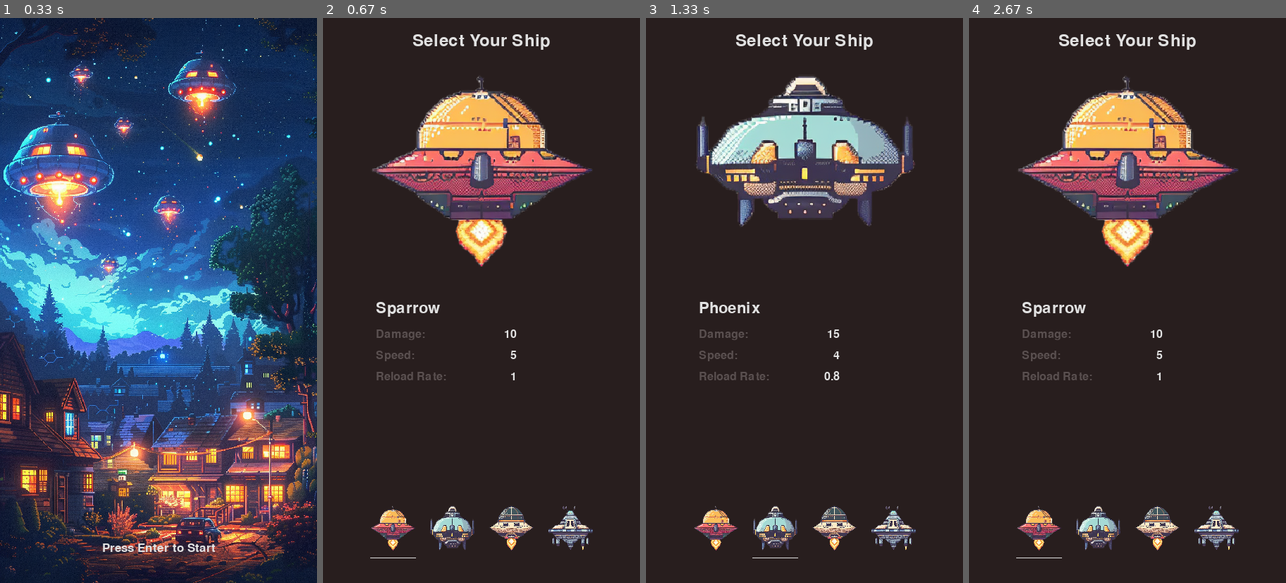
Above: before the commit, frames 1-4 (left to right).
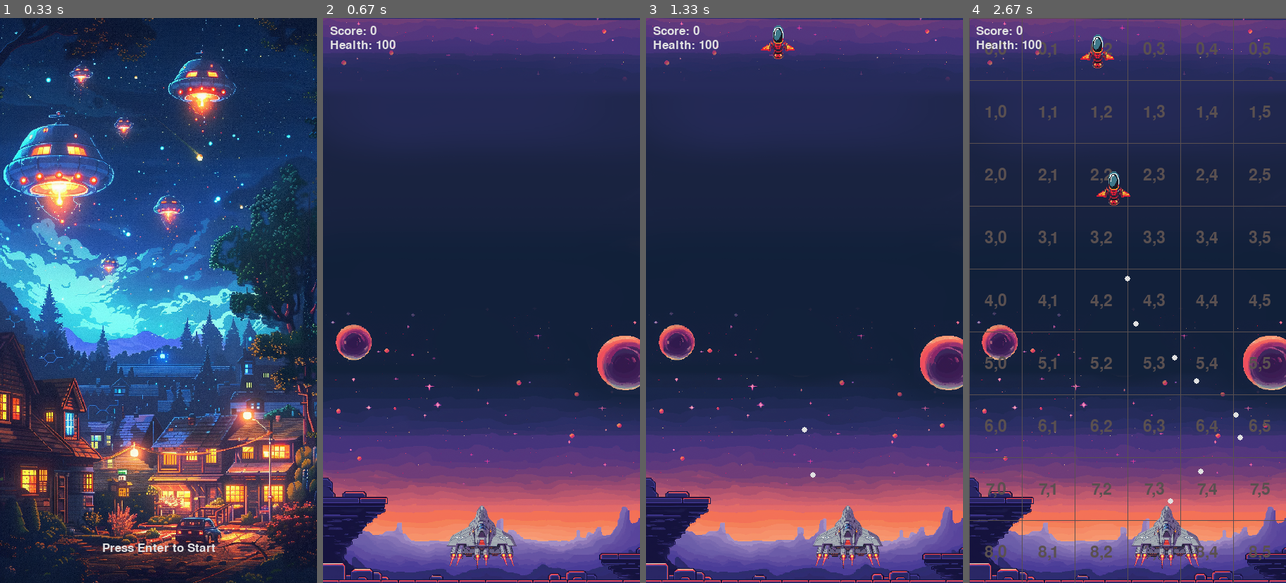
Above: after the commit, the same moments.

Repository: aviosipov/sb-ai-vision-demo
Game: pygame game, started from pygame-demos/falling_shapes.py
Two runs of this game, one before a commit and one after it. Both use one fixed random seed, a clock stepped at 60 frames per second and the inputs below.
Inputs:
- Up to frame 1 (0.33 s): no input
- Up to frame 2 (0.67 s): tap Enter at 0.33 s
- Up to frame 3 (1.33 s): tap Space at 0.67, 1.07 s; hold Right from 1 s (still down)
- Up to frame 4 (2.67 s): tap Space at 1.37, 1.57, 1.87, 2.07, 2.37, 2.63 s; release Right at 1.47 s; hold Right 1.5-1.97 s; hold Left 2-2.53 s; tap G at 2.15 s; hold Left from 2.57 s (still down)

Frame 1 is identical in both runs. In frame 2, 100% of the frame differs, in the area x 0-100%, y 0-100%; in frame 3, 99%; in frame 4, 100%.

Commit message:
Add scene.py and modify existing scenes to inherit from Scene class

Diff:
--- a/pygame-demos/falling_shapes.py
+++ b/pygame-demos/falling_shapes.py
@@ -25,7 +25,6 @@
             "game_over": GameOver(self.screen, audio_file, image_files, game_over_config)
         }
 
-
         self.current_scene = "start_game"
 
     def run(self):
@@ -36,15 +35,17 @@
             for event in pygame.event.get():
                 if event.type == pygame.QUIT:
                     running = False
-                next_scene = self.scenes[self.current_scene].handle_events(event)
-                if next_scene:
-                    self.scenes[self.current_scene].reset()  # Reset the current scene
-                    self.current_scene = next_scene
+                self.scenes[self.current_scene].handle_events(event)
 
-            next_scene = self.scenes[self.current_scene].update(dt)
-            if next_scene:
-                self.scenes[self.current_scene].reset()  # Reset the current scene
-                self.current_scene = next_scene
+            self.scenes[self.current_scene].update(dt)
+            if self.scenes[self.current_scene].next_scene:
+                self.current_scene = self.scenes[self.current_scene].next_scene
+                self.scenes[self.current_scene].reset()
+
+                # Reset the next_scene attribute of the previous scene
+                for scene_name, scene in self.scenes.items():
+                    if scene_name != self.current_scene:
+                        scene.next_scene = None
 
             self.scenes[self.current_scene].draw()
 
@@ -53,7 +54,6 @@
         pygame.quit()
 
 
-
 if __name__ == "__main__":
     game = FallingShapes()
     game.run()
--- /dev/null
+++ b/pygame-demos/rig_demo.py
@@ -0,0 +1,99 @@
+import pygame
+import json
+import math
+import random
+
+# Initialize Pygame
+pygame.init()
+
+# Set the window size
+window_size = (800, 600)
+screen = pygame.display.set_mode(window_size)
+pygame.display.set_caption("Butterfly Animation")
+
+# Define colors
+WHITE = (255, 255, 255)
+BLACK = (0, 0, 0)
+
+# Load the animation data from JSON
+animation_data = [
+    {"object": "circle", "position": [50, 550], "size": 10, "time": 0, "pen_down": True, "weight": 1},
+    {"object": "circle", "position": [100, 500], "size": 12, "time": 10, "pen_down": True, "weight": 1},
+    {"object": "circle", "position": [150, 450], "size": 14, "time": 20, "pen_down": True, "weight": 1},
+    {"object": "circle", "position": [200, 400], "size": 16, "time": 30, "pen_down": True, "weight": 1},
+    {"object": "circle", "position": [250, 350], "size": 18, "time": 40, "pen_down": False, "weight": 2},
+    {"object": "circle", "position": [300, 300], "size": 20, "time": 50, "pen_down": False, "weight": 2},
+    {"object": "circle", "position": [350, 250], "size": 22, "time": 60, "pen_down": True, "weight": 3},
+    {"object": "circle", "position": [400, 200], "size": 24, "time": 70, "pen_down": True, "weight": 3},
+    {"object": "circle", "position": [450, 150], "size": 26, "time": 80, "pen_down": True, "weight": 4},
+    {"object": "circle", "position": [500, 100], "size": 28, "time": 90, "pen_down": True, "weight": 4},
+    {"object": "circle", "position": [550, 50], "size": 30, "time": 100, "pen_down": True, "weight": 5},
+    {"object": "circle", "position": [600, 0], "size": 32, "time": 110, "pen_down": True, "weight": 5},
+]
+
+def draw_shape(shape, position, size):
+    if shape == "circle":
+        pygame.draw.circle(screen, BLACK, position, size, 1)
+    elif shape == "rectangle":
+        pygame.draw.rect(screen, BLACK, (position[0], position[1], size, size), 1)
+    elif shape == "square":
+        pygame.draw.rect(screen, BLACK, (position[0], position[1], size, size), 1)
+
+def animate_shape(start_pos, end_pos, start_size, end_size, start_time, end_time, current_time, pen_down, weight):
+    if current_time >= end_time:
+        return end_pos, end_size
+    else:
+        progress = (current_time - start_time) / (end_time - start_time)
+        x = start_pos[0] + progress * (end_pos[0] - start_pos[0])
+        y = start_pos[1] + progress * (end_pos[1] - start_pos[1])
+        size = start_size + progress * (end_size - start_size)
+
+        # Add random perturbations to the position
+        x += random.randint(-5, 5)
+        y += random.randint(-5, 5)
+
+        # Add vertical oscillation
+        y += 20 * math.sin(progress * 2 * math.pi)
+
+        # Apply gravity based on weight
+        y += weight * progress
+
+        if pen_down:
+            pygame.draw.line(screen, BLACK, start_pos, (x, y), 1)
+
+        return [int(x), int(y)], int(size)
+
+# Game loop
+running = True
+clock = pygame.time.Clock()
+frame_count = 0
+
+while running:
+    for event in pygame.event.get():
+        if event.type == pygame.QUIT:
+            running = False
+
+    screen.fill(WHITE)
+
+    current_shape_index = None
+    for i in range(len(animation_data)):
+        if frame_count >= animation_data[i]["time"]:
+            current_shape_index = i
+        else:
+            break
+
+    if current_shape_index is not None:
+        current_shape = animation_data[current_shape_index]
+        if current_shape_index < len(animation_data) - 1:
+            next_shape = animation_data[current_shape_index + 1]
+            position, size = animate_shape(current_shape["position"], next_shape["position"], current_shape["size"], next_shape["size"], current_shape["time"], next_shape["time"], frame_count, current_shape["pen_down"], current_shape["weight"])
+        else:
+            position, size = current_shape["position"], current_shape["size"]
+        draw_shape(current_shape["object"], position, size)
+
+    pygame.display.flip()
+    clock.tick(60)
+    frame_count += 1
+
+# Quit the game
+pygame.quit()
--- a/pygame-demos/scenes/game.py
+++ b/pygame-demos/scenes/game.py
@@ -3,9 +3,11 @@
 from shared.grid import draw_grid
 from shared.player import Player
 from shared.npc import NPC
+from shared.scene import Scene
 
-class Game:
+class Game(Scene):
     def __init__(self, screen):
+        super().__init__(screen)  # Call the parent class constructor
         self.screen = screen
         self.player = Player(self.screen, offset_y=20)
         self.score = 0
@@ -24,8 +26,7 @@
         self.game_over = False
         self.npc_last_spawn_time = 0
         self.npcs = []
-
-
+        self.next_scene = None  # Reset the next_scene attribute
 
     def handle_events(self, event):
         if event.type == pygame.KEYDOWN:
@@ -51,8 +52,8 @@
 
         if not self.player.is_alive():
             self.game_over = True
-            return "game_over"
-        return None
+            self.switch_to_scene("game_over")  # Use the switch_to_scene method
+
 
 
 
--- a/pygame-demos/scenes/game_over.py
+++ b/pygame-demos/scenes/game_over.py
@@ -1,6 +1,7 @@
 import pygame
 from shared import game_settings as settings
 import math
+from shared.scene import Scene
 
 class GameOverConfig:
     def __init__(self):
@@ -10,8 +11,9 @@
         self.pan_speed = 0.02
         self.max_zoom_level = 1.8
 
-class GameOver:
+class GameOver(Scene):
     def __init__(self, screen, audio_file, image_files, config):
+        super().__init__(screen)  # Call the parent class constructor
         self.screen = screen
         self.audio_file = audio_file
         self.image_files = image_files
@@ -31,6 +33,10 @@
         self.target_pan_y = 0
 
         self.load_assets()
+
+
+
+
 
     def load_assets(self):
         pygame.mixer.music.load(self.audio_file)
@@ -55,8 +61,9 @@
     def handle_events(self, event):
         if event.type == pygame.KEYDOWN and event.key == pygame.K_RETURN:
             pygame.mixer.music.stop()
-            return "start_game"
-        return None
+            self.next_scene = "start_game"  # Set the next_scene attribute to "start_game"
+
+
 
     def smooth_value(self, start, end, t):
         t = min(max(t, 0.0), 1.0)  # Clamp t between 0 and 1
@@ -142,3 +149,4 @@
         self.breathing_timer = 0
         self.text_alpha = 255
         self.reset_zoom_pan()
+        self.next_scene = None  # Reset the next_scene attribute
--- a/pygame-demos/scenes/spaceship_selection.py
+++ b/pygame-demos/scenes/spaceship_selection.py
@@ -1,8 +1,11 @@
 import pygame
 from shared import game_settings as settings
+from shared.scene import Scene
 
-class SpaceshipSelection:
+class SpaceshipSelection(Scene):
+
     def __init__(self, screen):
+        super().__init__(screen)  # Call the parent class constructor
         self.screen = screen
         self.spaceships = [
             {"image": "assets/spaceships/spaceship1.png", "name": "Sparrow", "damage": 10, "speed": 5, "reload_rate": 1},
@@ -24,7 +27,8 @@
             self.scaled_images.append(scaled_image)
 
     def reset(self):
-        pass
+        self.next_scene = None  # Reset the next_scene attribute
+
 
     def handle_events(self, event):
         if event.type == pygame.KEYDOWN:
@@ -33,8 +37,8 @@
             elif event.key == pygame.K_RIGHT:
                 self.selected_spaceship = (self.selected_spaceship + 1) % len(self.spaceships)
             elif event.key == pygame.K_RETURN:
-                return "game"
-        return None
+                self.switch_to_scene("game")  # Use the switch_to_scene method
+
 
     def update(self, dt):
         pass
--- a/pygame-demos/scenes/start_game.py
+++ b/pygame-demos/scenes/start_game.py
@@ -1,22 +1,21 @@
 import pygame
 from shared import game_settings as settings
+from shared.scene import Scene
 
-class StartGame:
+class StartGame(Scene):
     def __init__(self, screen):
+        super().__init__(screen)
         self.screen = screen
         self.background_image = pygame.image.load('assets/start_game/game-intro.png')
         self.background = pygame.transform.scale(self.background_image, (settings.SCREEN_WIDTH, settings.SCREEN_HEIGHT))
 
-
     def reset(self):
         pass
 
-
     def handle_events(self, event):
         if event.type == pygame.KEYDOWN and event.key == pygame.K_RETURN:
-            return "spaceship_selection"
+            self.next_scene = "game"  # Set the next_scene attribute to "game"
         return None
-
 
     def update(self, dt):
         pass
@@ -25,7 +24,7 @@
         self.screen.fill(settings.BLACK)
         font = pygame.font.SysFont(None, 25)
         text = font.render("Press Enter to Start", True, settings.WHITE)
-        text_rect = text.get_rect(center=(settings.SCREEN_WIDTH // 2, settings.SCREEN_HEIGHT - 50 ))
+        text_rect = text.get_rect(center=(settings.SCREEN_WIDTH // 2, settings.SCREEN_HEIGHT - 50))
 
         self.screen.blit(self.background, (0, 0))
         self.screen.blit(text, text_rect)
--- /dev/null
+++ b/pygame-demos/shared/scene.py
@@ -0,0 +1,22 @@
+# scene.py
+import pygame
+
+class Scene:
+    def __init__(self, screen):
+        self.screen = screen
+        self.next_scene = None
+
+    def handle_events(self, event):
+        pass
+
+    def update(self, dt):
+        pass
+
+    def draw(self):
+        pass
+
+    def reset(self):
+        pass
+
+    def switch_to_scene(self, next_scene):
+        self.next_scene = next_scene
--- a/tools/scan_results.txt
+++ b/tools/scan_results.txt
@@ -26,7 +26,6 @@
             "game_over": GameOver(self.screen, audio_file, image_files, game_over_config)
         }
 
-
         self.current_scene = "start_game"
 
     def run(self):
@@ -37,28 +36,127 @@
             for event in pygame.event.get():
                 if event.type == pygame.QUIT:
                     running = False
-                next_scene = self.scenes[self.current_scene].handle_events(event)
-                if next_scene:
-                    self.scenes[self.current_scene].reset()  # Reset the current scene
-                    self.current_scene = next_scene
-
-            next_scene = self.scenes[self.current_scene].update(dt)
-            if next_scene:
-                self.scenes[self.current_scene].reset()  # Reset the current scene
-                self.current_scene = next_scene
+                self.scenes[self.current_scene].handle_events(event)
+                if self.scenes[self.current_scene].next_scene:
+                    self.current_scene = self.scenes[self.current_scene].next_scene
+                    self.scenes[self.current_scene].reset()
+
+            self.scenes[self.current_scene].update(dt)
+            if self.scenes[self.current_scene].next_scene:
+                self.current_scene = self.scenes[self.current_scene].next_scene
+                self.scenes[self.current_scene].reset()
 
             self.scenes[self.current_scene].draw()
 
             pygame.display.flip()
 
         pygame.quit()
-
 
 
 if __name__ == "__main__":
     game = FallingShapes()
     game.run()
 
+/Users/avio./dev/sb-ai-vision-demo/pygame-demos/rig_demo.py:
+import pygame
+import json
+import math
+import random
+
+# Initialize Pygame
+pygame.init()
+
+# Set the window size
+window_size = (800, 600)
+screen = pygame.display.set_mode(window_size)
+pygame.display.set_caption("Butterfly Animation")
+
+# Define colors
+WHITE = (255, 255, 255)
+BLACK = (0, 0, 0)
+
+# Load the animation data from JSON
+animation_data = [
+    {"object": "circle", "position": [50, 550], "size": 10, "time": 0, "pen_down": True, "weight": 1},
+    {"object": "circle", "position": [100, 500], "size": 12, "time": 10, "pen_down": True, "weight": 1},
+    {"object": "circle", "position": [150, 450], "size": 14, "time": 20, "pen_down": True, "weight": 1},
+    {"object": "circle", "position": [200, 400], "size": 16, "time": 30, "pen_down": True, "weight": 1},
+    {"object": "circle", "position": [250, 350], "size": 18, "time": 40, "pen_down": False, "weight": 2},
+    {"object": "circle", "position": [300, 300], "size": 20, "time": 50, "pen_down": False, "weight": 2},
+    {"object": "circle", "position": [350, 250], "size": 22, "time": 60, "pen_down": True, "weight": 3},
+    {"object": "circle", "position": [400, 200], "size": 24, "time": 70, "pen_down": True, "weight": 3},
+    {"object": "circle", "position": [450, 150], "size": 26, "time": 80, "pen_down": True, "weight": 4},
+    {"object": "circle", "position": [500, 100], "size": 28, "time": 90, "pen_down": True, "weight": 4},
+    {"object": "circle", "position": [550, 50], "size": 30, "time": 100, "pen_down": True, "weight": 5},
+    {"object": "circle", "position": [600, 0], "size": 32, "time": 110, "pen_down": True, "weight": 5},
+]
+
+def draw_shape(shape, position, size):
+    if shape == "circle":
+        pygame.draw.circle(screen, BLACK, position, size, 1)
+    elif shape == "rectangle":
+        pygame.draw.rect(screen, BLACK, (position[0], position[1], size, size), 1)
+    elif shape == "square":
+        pygame.draw.rect(screen, BLACK, (position[0], position[1], size, size), 1)
+
+def animate_shape(start_pos, end_pos, start_size, end_size, start_time, end_time, current_time, pen_down, weight):
+    if current_time >= end_time:
+        return end_pos, end_size
+    else:
+        progress = (current_time - start_time) / (end_time - start_time)
+        x = start_pos[0] + progress * (end_pos[0] - start_pos[0])
+        y = start_pos[1] + progress * (end_pos[1] - start_pos[1])
+        size = start_size + progress * (end_size - start_size)
+
+        # Add random perturbations to the position
+        x += random.randint(-5, 5)
+        y += random.randint(-5, 5)
+
+        # Add vertical oscillation
+        y += 20 * math.sin(progress * 2 * math.pi)
+
+        # Apply gravity based on weight
+        y += weight * progress
+
+        if pen_down:
+            pygame.draw.line(screen, BLACK, start_pos, (x, y), 1)
+
+        return [int(x), int(y)], int(size)
+
+# Game loop
+running = True
+clock = pygame.time.Clock()
+frame_count = 0
+
+while running:
+    for event in pygame.event.get():
+        if event.type == pygame.QUIT:
+            running = False
+
+    screen.fill(WHITE)
+
+    current_shape_index = None
+    for i in range(len(animation_data)):
+        if frame_count >= animation_data[i]["time"]:
+            current_shape_index = i
+        else:
+            break
+
+    if current_shape_index is not None:
+        current_shape = animation_data[current_shape_index]
+        if current_shape_index < len(animation_data) - 1:
+            next_shape = animation_data[current_shape_index + 1]
+            position, size = animate_shape(current_shape["position"], next_shape["position"], current_shape["size"], next_shape["size"], current_shape["time"], next_shape["time"], frame_count, current_shape["pen_down"], current_shape["weight"])
+        else:
+            position, size = current_shape["position"], current_shape["size"]
+        draw_shape(current_shape["object"], position, size)
+
+    pygame.display.flip()
+    clock.tick(60)
+    frame_count += 1
+
+# Quit the game
+pygame.quit()
 
 /Users/avio./dev/sb-ai-vision-demo/pygame-demos/game_runner.py:
 import os
@@ -100,9 +198,11 @@
 /Users/avio./dev/sb-ai-vision-demo/pygame-demos/scenes/start_game.py:
 import pygame
 from shared import game_settings as settings
-
-class StartGame:
+from shared.scene import Scene
+
+class StartGame(Scene):
     def __init__(self, screen):
+        super().__init__(screen)
         self.screen = screen
         self.background_image = pygame.image.load('assets/start_game/game-intro.png')
         self.background = pygame.transform.scale(self.background_image, (settings.SCREEN_WIDTH, settings.SCREEN_HEIGHT))
@@ -114,7 +214,7 @@
 
     def handle_events(self, event):
         if event.type == pygame.KEYDOWN and event.key == pygame.K_RETURN:
-            return "spaceship_selection"
+            self.next_scene = "spaceship_selection"
         return None
 
 
@@ -132,13 +232,15 @@
 
 
 
-
 /Users/avio./dev/sb-ai-vision-demo/pygame-demos/scenes/spaceship_selection.py:
 import pygame
 from shared import game_settings as settings
-
-class SpaceshipSelection:
+from shared.scene import Scene
+
+class SpaceshipSelection(Scene):
+
     def __init__(self, screen):
+        super().__init__(screen)  # Call the parent class constructor
         self.screen = screen
         self.spaceships = [
             {"image": "assets/spaceships/spaceship1.png", "name": "Sparrow", "damage": 10, "speed": 5, "reload_rate": 1},
@@ -160,7 +262,8 @@
             self.scaled_images.append(scaled_image)
 
     def reset(self):
-        pass
+        self.next_scene = None  # Reset the next_scene attribute
+
 
     def handle_events(self, event):
         if event.type == pygame.KEYDOWN:
@@ -169,8 +272,8 @@
             elif event.key == pygame.K_RIGHT:
                 self.selected_spaceship = (self.selected_spaceship + 1) % len(self.spaceships)
             elif event.key == pygame.K_RETURN:
-                return "game"
-        return None
+                self.switch_to_scene("game")  # Use the switch_to_scene method
+
 
     def update(self, dt):
         pass
@@ -226,9 +329,11 @@
 from shared.grid import draw_grid
 from shared.player import Player
 from shared.npc import NPC
-
-class Game:
+from shared.scene import Scene
+
+class Game(Scene):
     def __init__(self, screen):
+        super().__init__(screen)  # Call the parent class constructor
         self.screen = screen
         self.player = Player(self.screen, offset_y=20)
         self.score = 0
@@ -247,8 +352,7 @@
         self.game_over = False
         self.npc_last_spawn_time = 0
         self.npcs = []
-
-
+        self.next_scene = None  # Reset the next_scene attribute
 
     def handle_events(self, event):
         if event.type == pygame.KEYDOWN:
@@ -274,8 +378,8 @@
 
         if not self.player.is_alive():
             self.game_over = True
-            return "game_over"
-        return None
+            self.switch_to_scene("game_over")  # Use the switch_to_scene method
+
 
 
 
@@ -337,6 +441,7 @@
 import pygame
 from shared import game_settings as settings
 import math
+from shared.scene import Scene
 
 class GameOverConfig:
     def __init__(self):
@@ -346,8 +451,9 @@
         self.pan_speed = 0.02
         self.max_zoom_level = 1.8
 
-class GameOver:
+class GameOver(Scene):
     def __init__(self, screen, audio_file, image_files, config):
+        super().__init__(screen)  # Call the parent class constructor
         self.screen = screen
         self.audio_file = audio_file
         self.image_files = image_files
@@ -368,6 +474,8 @@
 
         self.load_assets()
 
+
+
     def load_assets(self):
         pygame.mixer.music.load(self.audio_file)
         self.audio_duration = pygame.mixer.Sound(self.audio_file).get_length() * 1000  # Convert to milliseconds
@@ -391,8 +499,8 @@
     def handle_events(self, event):
         if event.type == pygame.KEYDOWN and event.key == pygame.K_RETURN:
             pygame.mixer.music.stop()
-            return "start_game"
-        return None
+            self.switch_to_scene("start_game")  # Switch to the start game scene
+
 
     def smooth_value(self, start, end, t):
         t = min(max(t, 0.0), 1.0)  # Clamp t between 0 and 1
@@ -478,8 +586,7 @@
         self.breathing_timer = 0
         self.text_alpha = 255
         self.reset_zoom_pan()
-
-
+        self.next_scene = None  # Reset the next_scene attribute
 
 
 /Users/avio./dev/sb-ai-vision-demo/pygame-demos/shared/grid.py:
@@ -600,6 +707,30 @@
 
     def start_hit_tint(self):
         self.hit_tint_timer = self.hit_tint_duration
+
+/Users/avio./dev/sb-ai-vision-demo/pygame-demos/shared/scene.py:
+# scene.py
+import pygame
+
+class Scene:
+    def __init__(self, screen):
+        self.screen = screen
+        self.next_scene = None
+
+    def handle_events(self, event):
+        pass
+
+    def update(self, dt):
+        pass
+
+    def draw(self):
+        pass
+
+    def reset(self):
+        pass
+
+    def switch_to_scene(self, next_scene):
+        self.next_scene = next_scene
 
 /Users/avio./dev/sb-ai-vision-demo/pygame-demos/shared/player.py:
 import pygame
